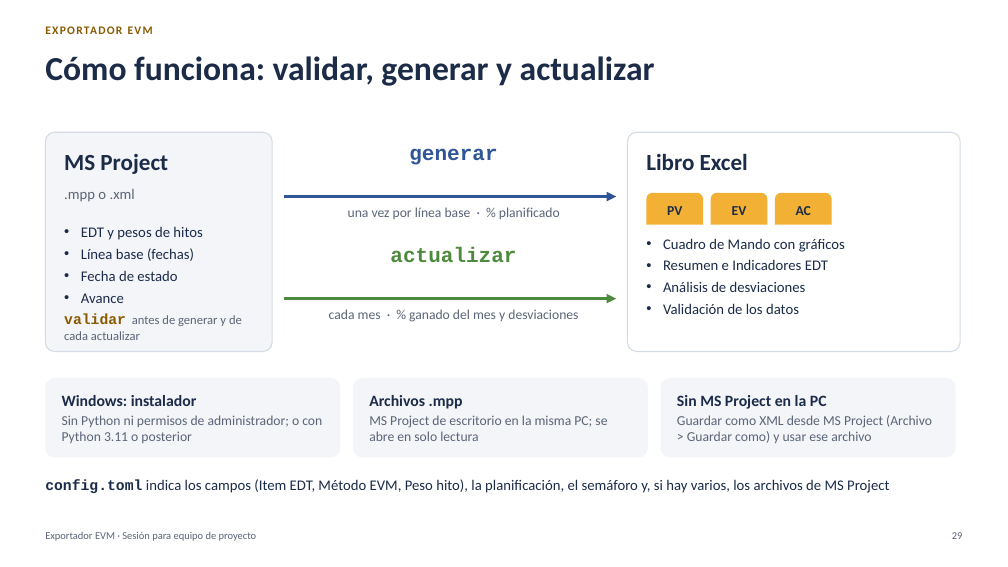
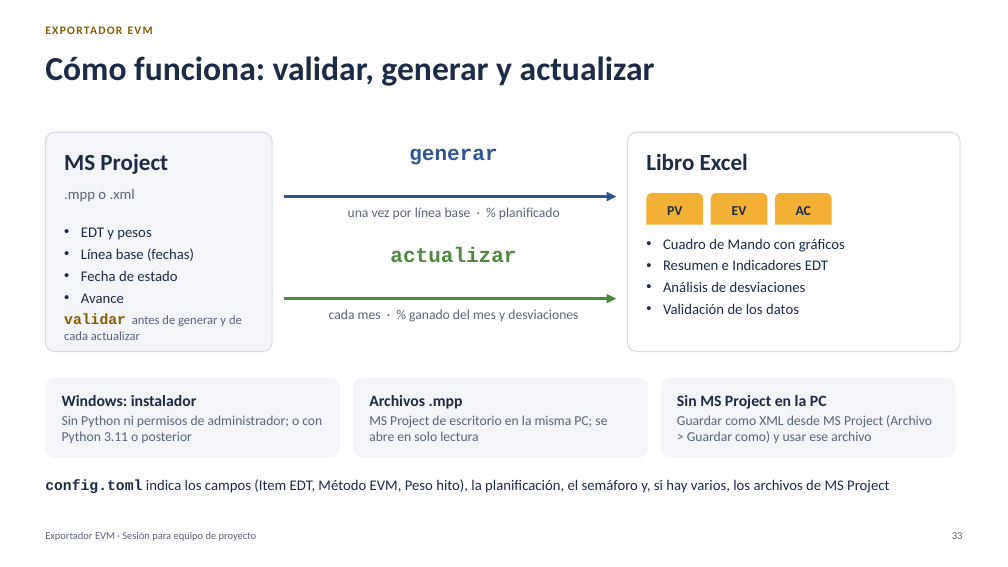
Before and after one commit to MarceloSalazar/evm-automation, a slide deck: slide 33 of docs/presentacion-jefes-de-proyecto.pptx (slide 29 before the commit). Drawn at 1008x567 pixels with LibreOffice and Linux fonts; fonts in the diff are those of the drawing. Boxes give left, top, right and bottom in pixels: in the first picture for what was removed or moved away, otherwise in the second. Text is boxed around its words. In the diff, an @@ line names an element or a change of style, - is before the commit and + after.

Commit message:
Capturas del libro regeneradas y presentación de la 2.7.0
- Capturas de docs/img/excel con las cabeceras y las fechas de EV de la 2.7.0.
- Presentación: 45 diapositivas y 30 minutos de contenido (34 con preguntas).
  Nuevas: actualizar-edt, revisar las líneas base (validar --informe),
  corregir-linea-base y el método Ponderado con los pesos por tarea resumen.
  Actualizadas: agenda, campos personalizados, presupuesto, errores
  frecuentes, hitos ponderados, cómo funciona, generar (HIT-013) y las
  capturas del libro.

```diff
--- a/docs/presentacion-jefes-de-proyecto.pptx
+++ b/docs/presentacion-jefes-de-proyecto.pptx
@@ text at [81,227,151,240]: text changed @@
-• EDT y pesos de hitos
+• EDT y pesos
```
Also in this commit, not shown: 9 other slides changed, 4 slides added, 18 other files.
